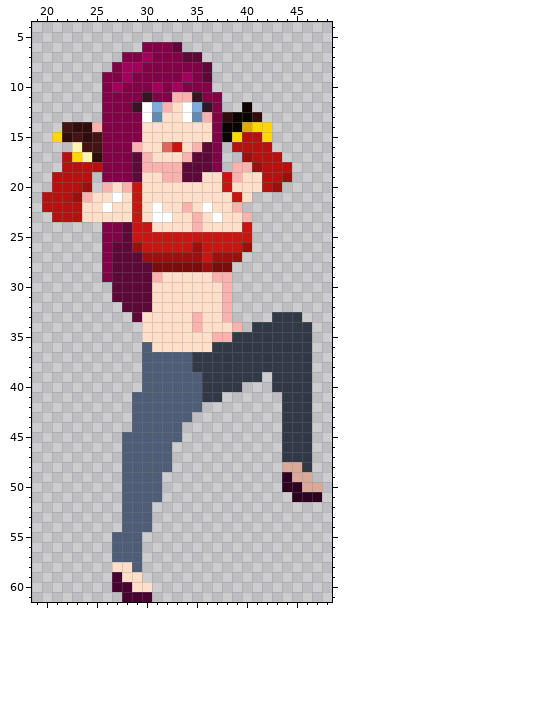
Pixel-art sprite, stored at CasaDesDiamantes/sprites/playerShotgunStance_spr/7677a738-0344-4a37-89f6-7de5e64dd711.png. The picture above was drawn from the file before the commit.
The file is 64x62 pixels. Shown: x 19..48, y 4..61.
The same view after the edit:
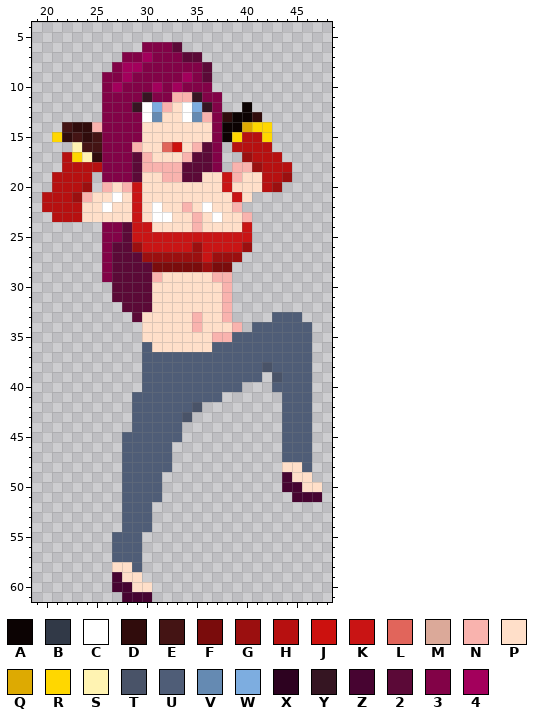
Palette (. is transparent): A #0c0303  B #313947  C #ffffff  D #300c0c  E #441414  F #7a0c0c  G #9b0f0f  H #b71010  J #cc110e  K #c91414  L #e1655b  M #dba999  N #f9b3ae  P #ffdfc9  Q #ddaa02  R #ffd700  S #fff3b2  T #495368  U #4f5d77  V #658ab2  W #7dade0  X #2d0220  Y #351522  Z #470431  2 #5b0937  3 #820247  4 #a3005c
Changes in this commit:
The edit turns colour M into colour P in row 48 at x 44 to 45; in row 49 at x 45 to 46; in row 50 at x 46 to 47.
The edit turns colour B into colour T in row 38 at x 42; in row 39 at x 43.
The edit turns colour U into colour T in row 42 at x 35; in row 43 at x 34.
The edit turns colour B into colour U in row 33 at x 43 to 45; in row 34 at x 41 to 46; in row 35 at x 39 to 46; in row 36 at x 37 to 46; in row 37 at x 35 to 46; in row 38 at x 35 to 41 and 43 to 46.
The edit turns colour B into colour U in row 39 at x 36 to 41 and 44 to 46; in row 40 at x 36 to 39 and 43 to 46; in row 41 at x 36 to 37 and 44 to 46; in rows 42 to 47 at x 44 to 46; in row 48 at x 46.
The edit turns colour X into colour Z in row 49 at x 44; in row 50 at x 44 to 45; in row 51 at x 45 to 47.
Where, in picture pixels (left, top, right, bottom), the same in both pictures:
changed: (182, 312, 322, 502)
